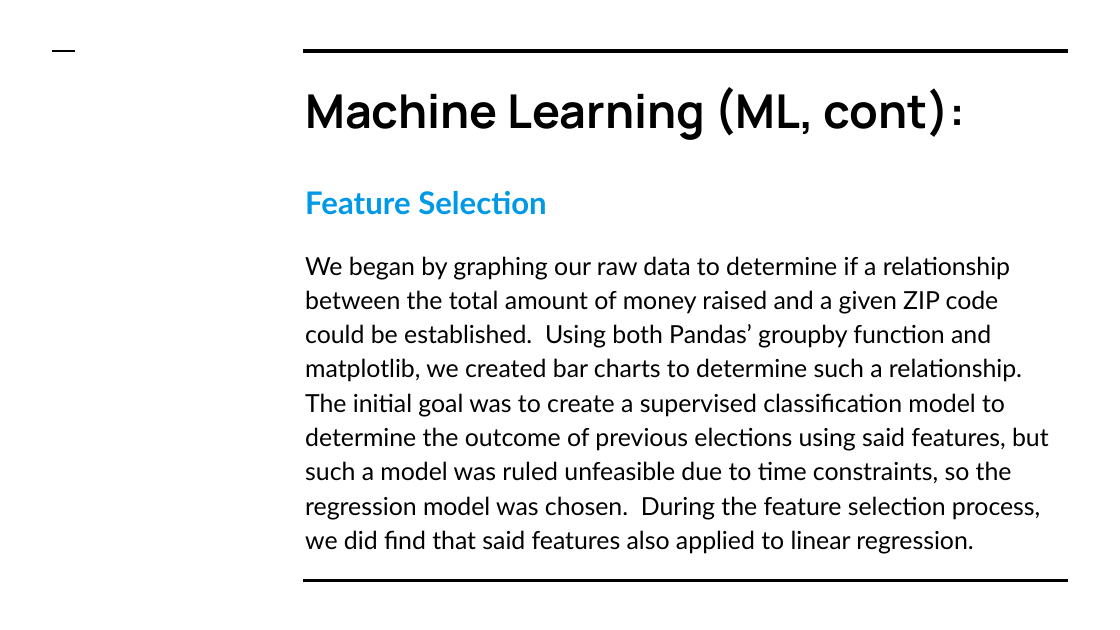
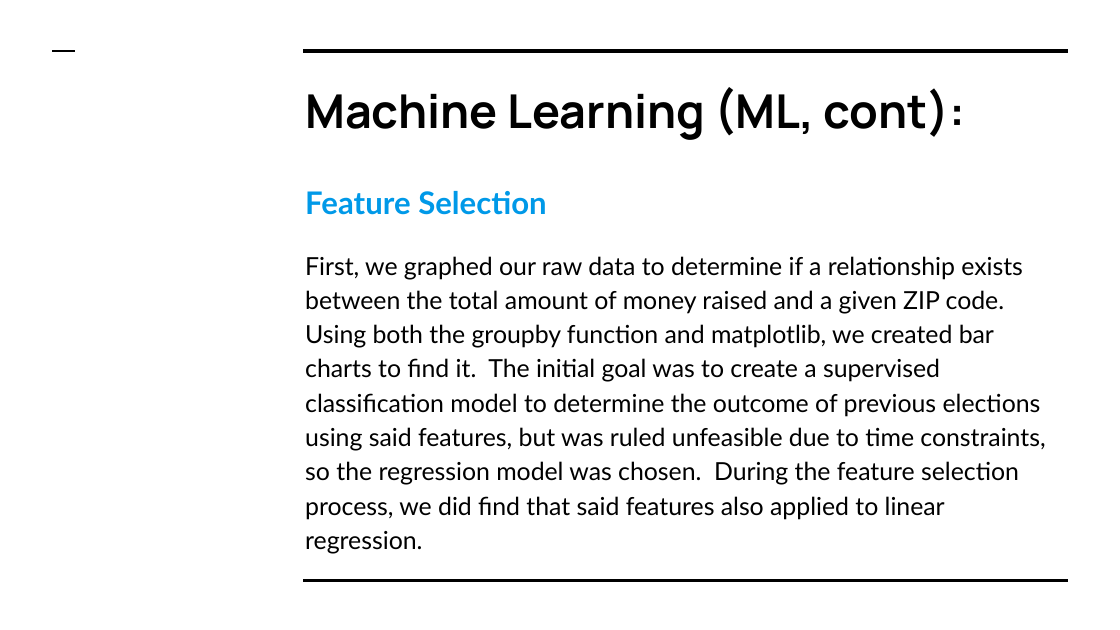
Before and after one commit to ssheggrud/Mod_20_Project, a slide deck: slide 27 of Presentation/Group5Presentation.pptx. Drawn at 1120x630 pixels with LibreOffice and Linux fonts; fonts in the diff are those of the drawing. Boxes give left, top, right and bottom in pixels: in the first picture for what was removed or moved away, otherwise in the second. Text is boxed around its words. In the diff, an @@ line names an element or a change of style, - is before the commit and + after.

```diff
--- a/Presentation/Group5Presentation.pptx
+++ b/Presentation/Group5Presentation.pptx
@@ text at (305, 256, 1045, 554): text changed @@
-We began by graphing our raw data to determine if a relationship between the total amount of money raised and a given ZIP code could be established. Using both Pandas’ groupby function and matplotlib, we created bar charts to determine such a relationship. The initial goal was to create a supervised classification model to determine the outcome of previous elections using said features, but such a model was ruled unfeasible due to time constraints, so the regression model was chosen. During the feature selection process, we did find that said features also applied to linear regression.
+First, we graphed our raw data to determine if a relationship exists between the total amount of money raised and a given ZIP code. Using both the groupby function and matplotlib, we created bar charts to find it. The initial goal was to create a supervised classification model to determine the outcome of previous elections using said features, but was ruled unfeasible due to time constraints, so the regression model was chosen. During the feature selection process, we did find that said features also applied to linear regression.
```
Also in this commit, not shown: 14 other slides changed, 1 slide added.
